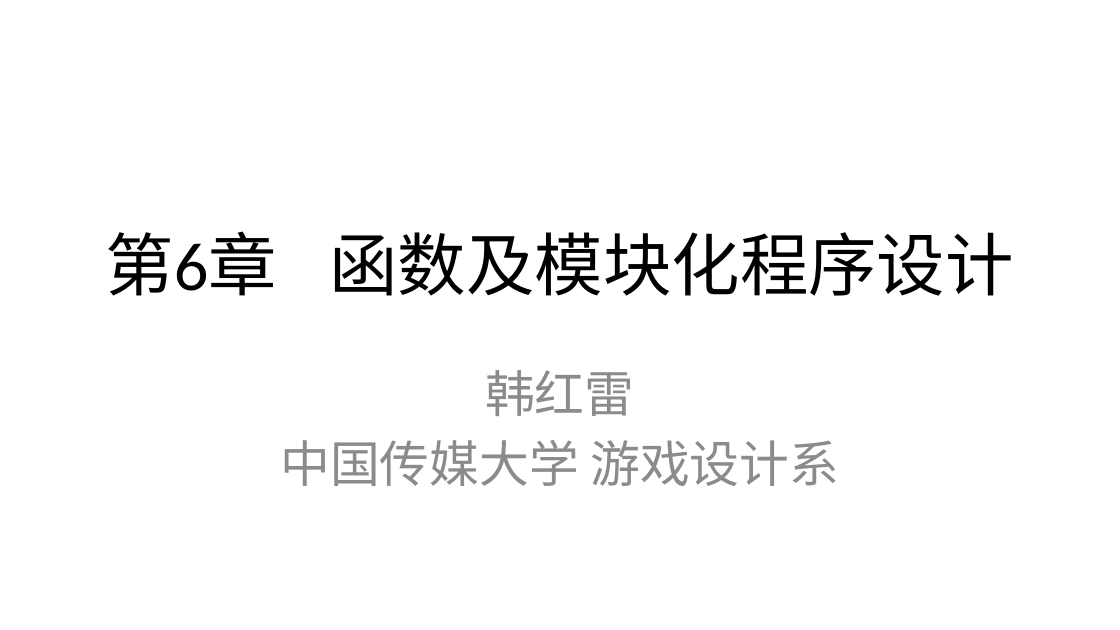
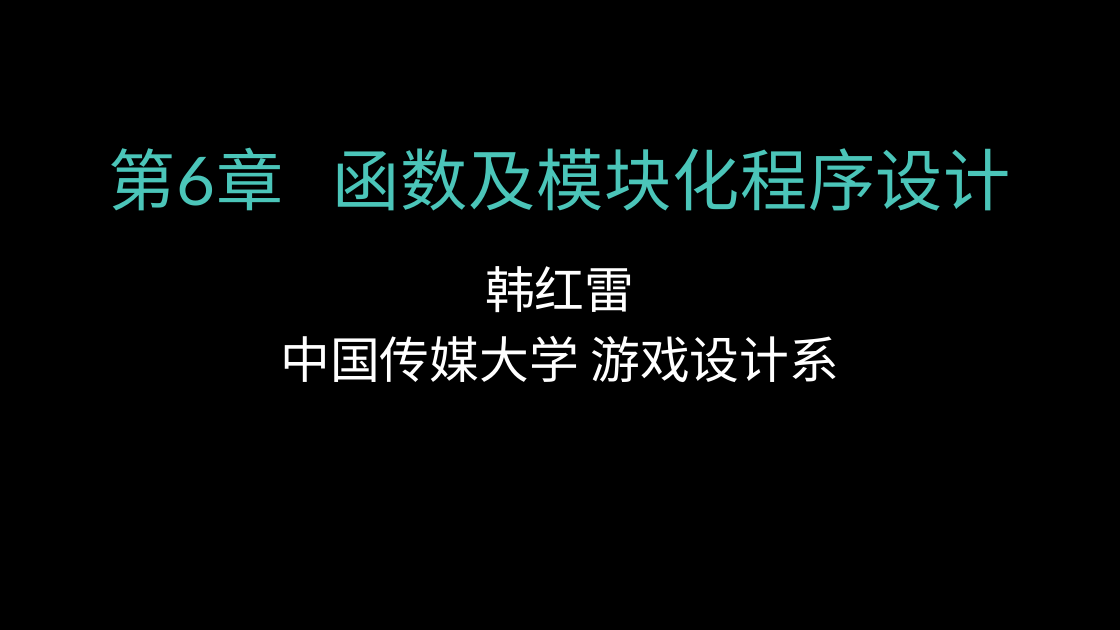
Before and after one commit to hanhonglei/Course_BasicGameProgramming, a slide deck: slide 1 of 第6章 函数及模块化程序设计/第6章 函数及模块化程序设计.pptx. Drawn at 1120x630 pixels with LibreOffice and Linux fonts; fonts in the diff are those of the drawing; background and template pictures are left out. Boxes give left, top, right and bottom in pixels: in the first picture for what was removed or moved away, otherwise in the second. Text is boxed around its words. In the diff, an @@ line names an element or a change of style, - is before the commit and + after.

```diff
--- a/第6章 函数及模块化程序设计/第6章 函数及模块化程序设计.pptx
+++ b/第6章 函数及模块化程序设计/第6章 函数及模块化程序设计.pptx
@@ background #FFFFFF to picture (left out) @@
@@ title "第6章 函数及模块化程序设计": place and size @@
-title "第6章 函数及模块化程序设计" at box(105, 231, 1013, 296)
+title "第6章 函数及模块化程序设计" at box(108, 147, 1011, 211)
@@ title "第6章 函数及模块化程序设计" at box(108, 147, 1011, 211): size 44 to 43.2 pt, font Calibri to Lato, text colour #000000 to #4BC5B9, letter spacing 0 to 0.5 pt @@
@@ subtitle "韩红雷": place and size @@
-subtitle "韩红雷" at box(280, 370, 839, 486)
+subtitle "韩红雷" at box(280, 266, 839, 382)
@@ subtitle "韩红雷" at box(280, 266, 839, 382): font Calibri to Times New Roman, text colour #8C8C8C to #FFFFFF @@
```
Also in this commit, not shown: 1 other slide changed, 46 slides added, 1 other file.
